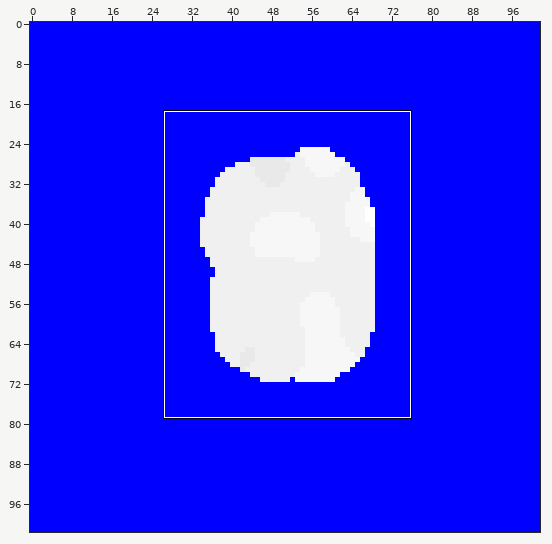
Animated GIF sprite -- code/outputs/tmp_animations/anim_Puma.gif. The picture above shows the old version from afar; the outline marks the close-up.
Close-up. Before:
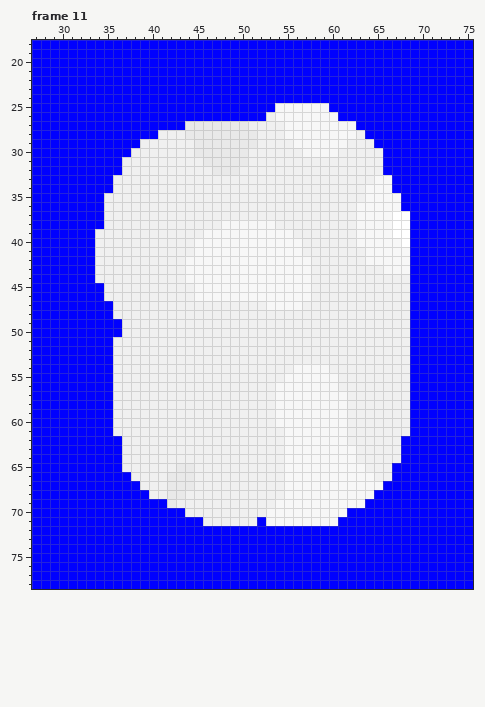
The file is 102x102 pixels, 25 frames. Colours within 5 levels of each other are drawn and written as one. Shown: frame 11: x 27..75, y 18..78. The commit also changed other frames or places, which this record leaves out.
The same view after the edit:
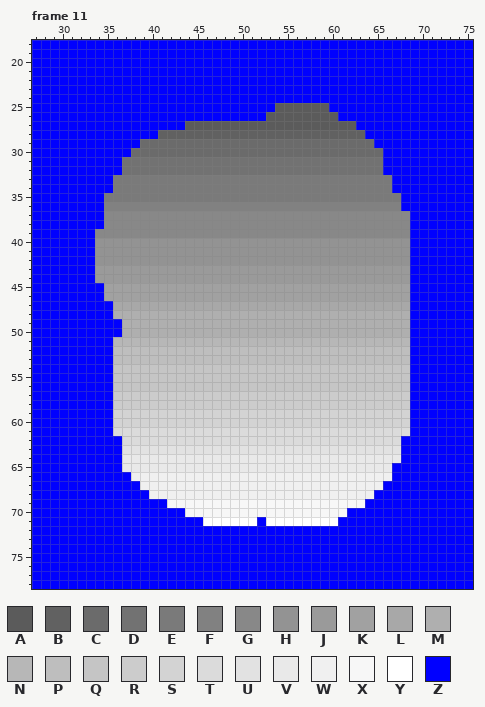
Palette (. is transparent): A #5b5b5b  B #616161  C #6b6b6b  D #727272  E #7a7a7a  F #818181  G #888888  H #939393  J #9a9a9a  K #a1a1a1  L #a8a8a8  M #afafaf  N #b7b7b7  P #bebebe  Q #c5c5c5  R #cccccc  S #d3d3d3  T #dbdbdb  U #e2e2e2  V #e9e9e9  W #f0f0f0  X #f7f7f7  Y #ffffff  Z #0000ff
Changes in this commit:
Changed rows in their new state; - is an unchanged pixel.
Frame 11:
first column x 34:
25 --------------------AAAAAA---------
26 -------------------AAAAAAAA--------
27 ----------AAAAAAAAAAAAAAAAAAA------
28 -------BBBBBBBBBBBBBBBBBBBBBBB-----
29 -----CCCCCCCCCCCCCCCCCCCCCCCCCC----
30 ----CCCCCCCCCCCCCCCCCCCCCCCCCCCC---
31 ---DDDDDDDDDDDDDDDDDDDDDDDDDDDDD---
32 ---DDDDDDDDDDDDDDDDDDDDDDDDDDDDD---
33 --EEEEEEEEEEEEEEEEEEEEEEEEEEEEEEE--
34 --EEEEEEEEEEEEEEEEEEEEEEEEEEEEEEE--
35 -EEEEEEEEEEEEEEEEEEEEEEEEEEEEEEEEE-
36 -FFFFFFFFFFFFFFFFFFFFFFFFFFFFFFFFF-
37 -GGGGGGGGGGGGGGGGGGGGGGGGGGGGGGGGGG
38 -GGGGGGGGGGGGGGGGGGGGGGGGGGGGGGGGGG
39 GGGGGGGGGGGGGGGGGGGGGGGGGGGGGGGGGGG
40 HHHHHHHHHHHHHHHHHHHHHHHHHHHHHHHHHHH
41 HHHHHHHHHHHHHHHHHHHHHHHHHHHHHHHHHHH
42 HHHHHHHHHHHHHHHHHHHHHHHHHHHHHHHHHHH
43 JJJJJJJJJJJJJJJJJJJJJJJJJJJJJJJJJJJ
44 JJJJJJJJJJJJJJJJJJJJJJJJJJJJJJJJJJJ
45 -KKKKKKKKKKKKKKKKKKKKKKKKKKKKKKKKKK
46 -KKKKKKKKKKKKKKKKKKKKKKKKKKKKKKKKKK
47 --LLLLLLLLLLLLLLLLLLLLLLLLLLLLLLLLL
48 --MMMMMMMMMMMMMMMMMMMMMMMMMMMMMMMMM
49 ---MMMMMMMMMMMMMMMMMMMMMMMMMMMMMMMM
50 ---MMMMMMMMMMMMMMMMMMMMMMMMMMMMMMMM
51 --NNNNNNNNNNNNNNNNNNNNNNNNNNNNNNNNN
52 --PPPPPPPPPPPPPPPPPPPPPPPPPPPPPPPPP
53 --PPPPPPPPPPPPPPPPPPPPPPPPPPPPPPPPP
54 --QQQQQQQQQQQQQQQQQQQQQQQQQQQQQQQQQ
55 --QQQQQQQQQQQQQQQQQQQQQQQQQQQQQQQQQ
56 --QQQQQQQQQQQQQQQQQQQQQQQQQQQQQQQQQ
57 --RRRRRRRRRRRRRRRRRRRRRRRRRRRRRRRRR
58 --RRRRRRRRRRRRRRRRRRRRRRRRRRRRRRRRR
59 --SSSSSSSSSSSSSSSSSSSSSSSSSSSSSSSSS
60 --SSSSSSSSSSSSSSSSSSSSSSSSSSSSSSSSS
61 --TTTTTTTTTTTTTTTTTTTTTTTTTTTTTTTTT
62 ---TTTTTTTTTTTTTTTTTTTTTTTTTTTTTTT-
63 ---UUUUUUUUUUUUUUUUUUUUUUUUUUUUUUU-
64 ---VVVVVVVVVVVVVVVVVVVVVVVVVVVVVVV-
65 ---VVVVVV--VVVVVVVVVVVVVVVVVVVVVV--
66 --------WWW----------WWWWWWWWWW----
67 --------WWW----------WWWWWWWWWWW---
68 --------WW-----------WWWWWWWWWW----
69 --------XXXXXXXXXXXX---------------
70 ----------XXXXXXXXX----------------
71 ------------YYYYYY-YYYYYYYY--------
Changed places in both close-ups, as pixel boxes (x1, y1, x2, y2):
changed: (95, 103, 410, 526)
